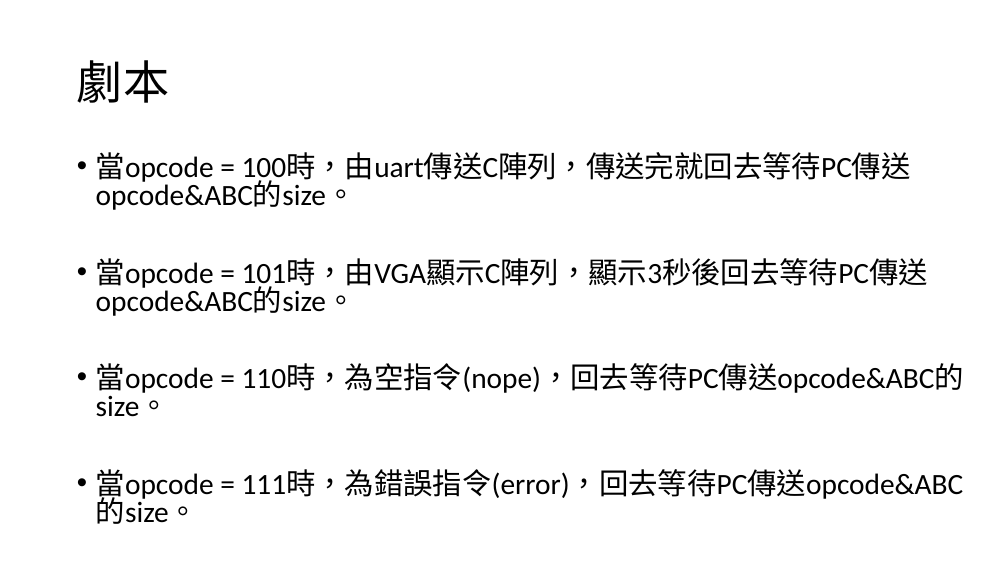
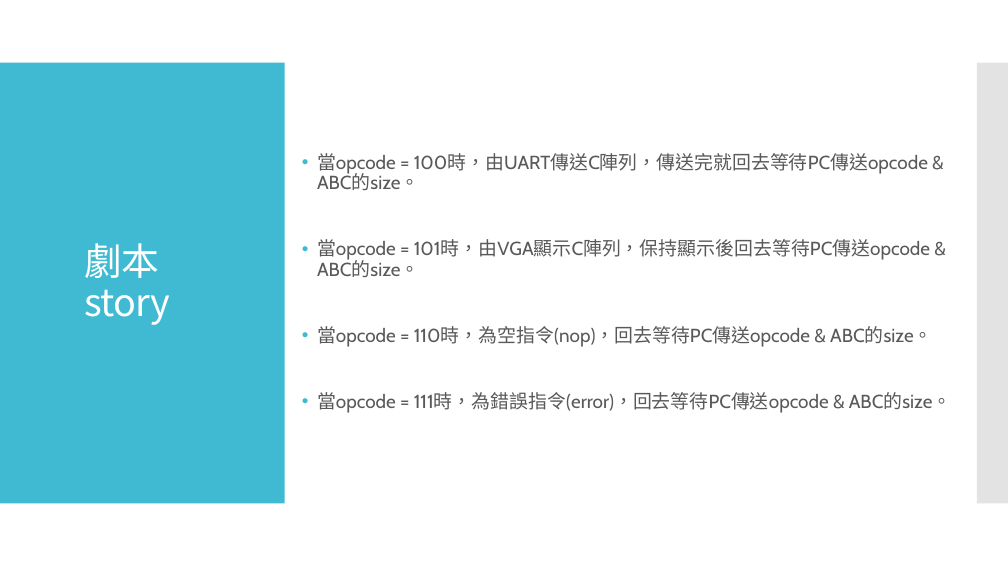
Before and after one commit to BBS86x1023/FPGA-simple-TPU, a slide deck: slide 4 of FPGA Final Project.pptx. Drawn at 1008x567 pixels with LibreOffice and Linux fonts; fonts in the diff are those of the drawing. Boxes give left, top, right and bottom in pixels: in the first picture for what was removed or moved away, otherwise in the second. Text is boxed around its words. In the diff, an @@ line names an element or a change of style, - is before the commit and + after.

```diff
--- a/FPGA Final Project.pptx
+++ b/FPGA Final Project.pptx
@@ rectangle added at box(0, 63, 285, 504), fill #40BAD2 @@
@@ text "當opcode = 100時，由UART傳送C陣列，傳送完就回去等待PC傳送opcode & ABC的size。" at box(317, 153, 952, 413): vertical alignment top to middle @@
@@ rectangle added at box(977, 63, 1008, 504), fill #C8C8C8 at 50% opacity @@
@@ text at box(317, 153, 952, 413): text changed; size 28 to 18 pt; font Calibri to Cabin; text colour #000000 to #595959 @@
-• 當opcode = 100時，由uart傳送C陣列，傳送完就回去等待PC傳送opcode&ABC的size。
-• 當opcode = 101時，由VGA顯示C陣列，顯示3秒後回去等待PC傳送opcode&ABC的size。
-• 當opcode = 110時，為空指令(nope)，回去等待PC傳送opcode&ABC的size。
-• 當opcode = 111時，為錯誤指令(error)，回去等待PC傳送opcode&ABC的size。
+• 當opcode = 100時，由UART傳送C陣列，傳送完就回去等待PC傳送opcode & ABC的size。
+• 當opcode = 101時，由VGA顯示C陣列，保持顯示後回去等待PC傳送opcode & ABC的size。
+• 當opcode = 110時，為空指令(nop)，回去等待PC傳送opcode & ABC的size。
+• 當opcode = 111時，為錯誤指令(error)，回去等待PC傳送opcode & ABC的size。
@@ title at box(84, 243, 170, 325): text changed; size 44 to 36 pt; text colour #000000 to #FFFFFF @@
-劇本
+劇本
+story
```
Also in this commit, not shown: 20 other slides changed, 8 slides added, 7 slides removed.
